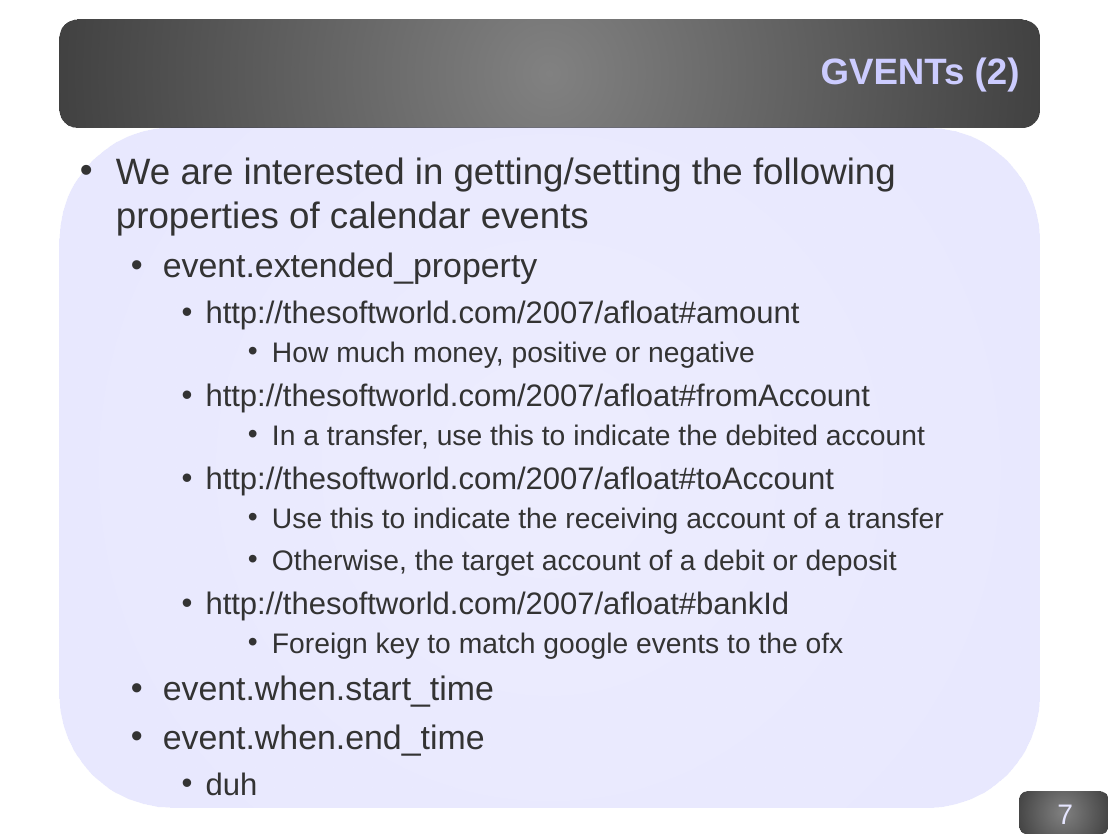
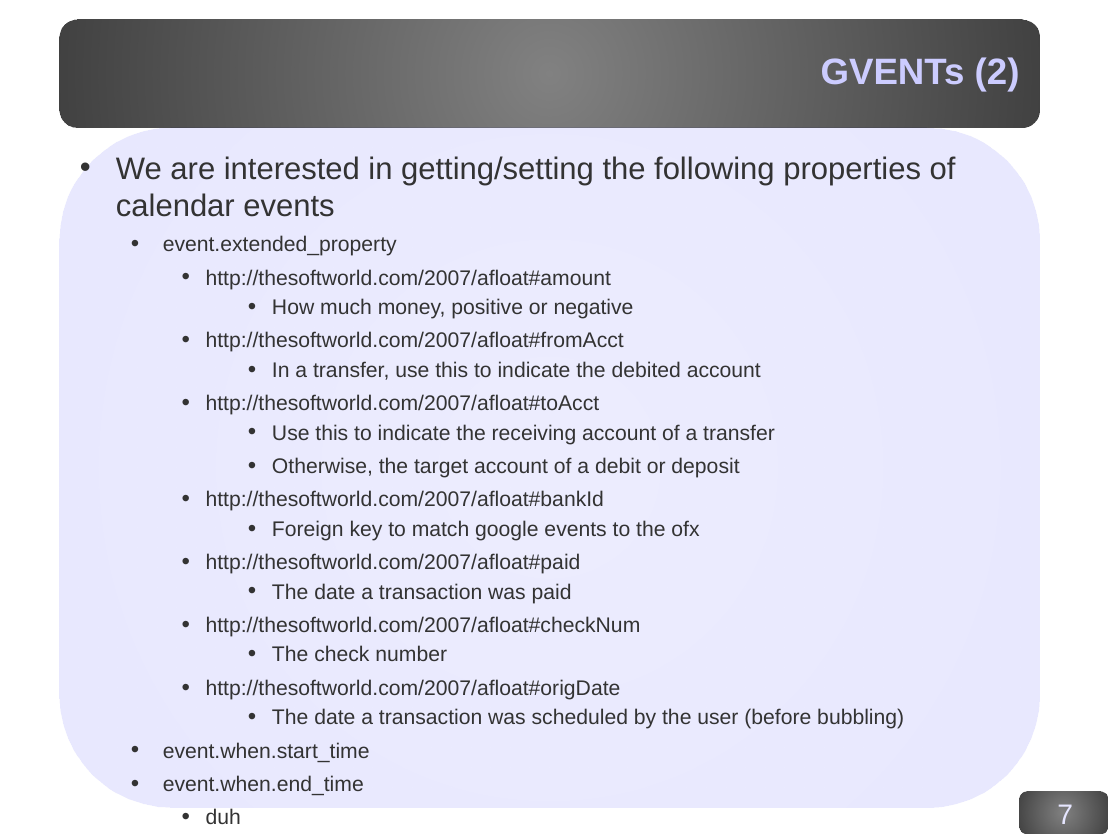
Before and after one commit to corydodt/Afloat, a slide deck: slide 7 of doc/afloat.odp. Drawn at 1120x840 pixels with LibreOffice and Linux fonts; fonts in the diff are those of the drawing; background and template pictures are left out. Boxes give left, top, right and bottom in pixels: in the first picture for what was removed or moved away, otherwise in the second. Text is boxed around its words. In the diff, an @@ line names an element or a change of style, - is before the commit and + after.

```diff
--- a/doc/afloat.odp
+++ b/doc/afloat.odp
@@ text at (x1=116, y1=156, x2=956, y2=824): size 26 to 22 pt in "We are interested in getting/setting the following ..."; size 24 to 15 pt in "event.extended_property", "event.when.start_time", "event.when.end_time"; size 22 to 15 pt in "http://thesoftworld.com/2007/afloat#amount", "http://thesoftworld.com/2007/afloat#bankId", "duh"; size 20 to 15 pt in "How much money, positive or negative", "In a transfer, use this to indicate ...", "Use this to indicate the receiving account ...", "Otherwise, the target account of a debit ..." and 1 more places @@
@@ text at (x1=206, y1=331, x2=624, y2=352): text changed; size 22 to 15 pt @@
-    • http://thesoftworld.com/2007/afloat#fromAccount
+    • http://thesoftworld.com/2007/afloat#fromAcct
@@ text at (x1=206, y1=394, x2=600, y2=415): text changed; size 22 to 15 pt @@
-    • http://thesoftworld.com/2007/afloat#toAccount
+    • http://thesoftworld.com/2007/afloat#toAcct
@@ text at (x1=206, y1=553, x2=904, y2=729): paragraphs added @@
+    • http://thesoftworld.com/2007/afloat#paid
+      • The date a transaction was paid
+    • http://thesoftworld.com/2007/afloat#checkNum
+      • The check number
+    • http://thesoftworld.com/2007/afloat#origDate
+      • The date a transaction was scheduled by the user (before bubbling)
```
Also in this commit, not shown: 2 other slides changed.
